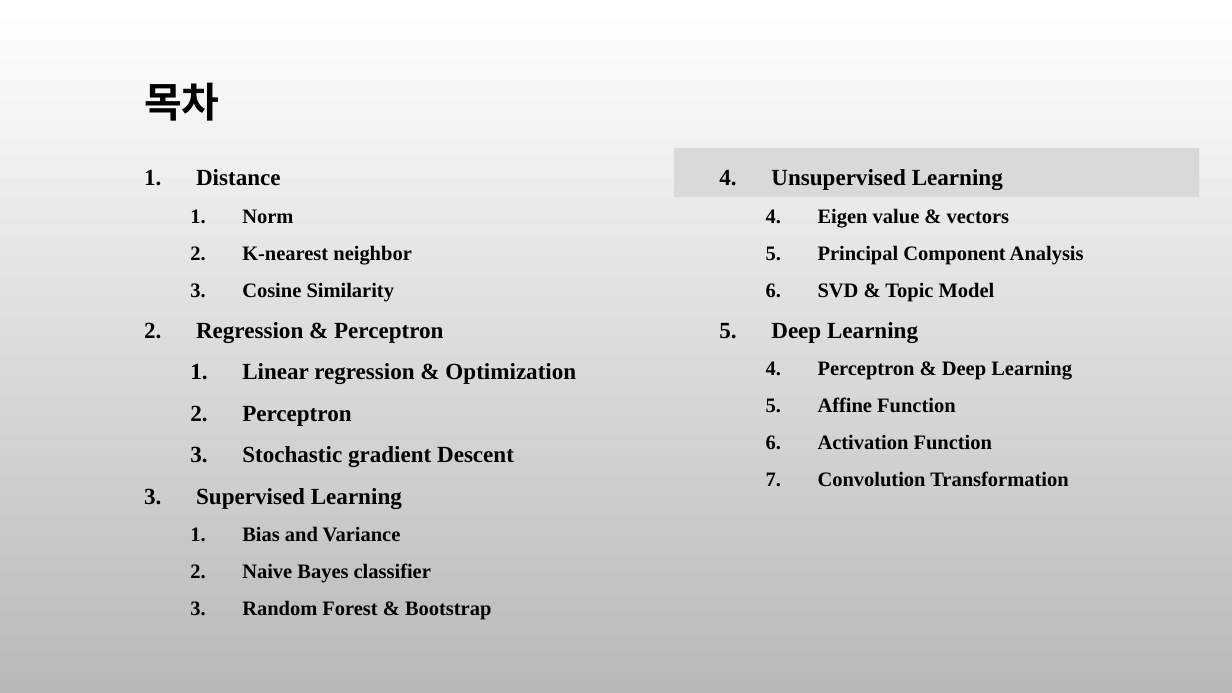
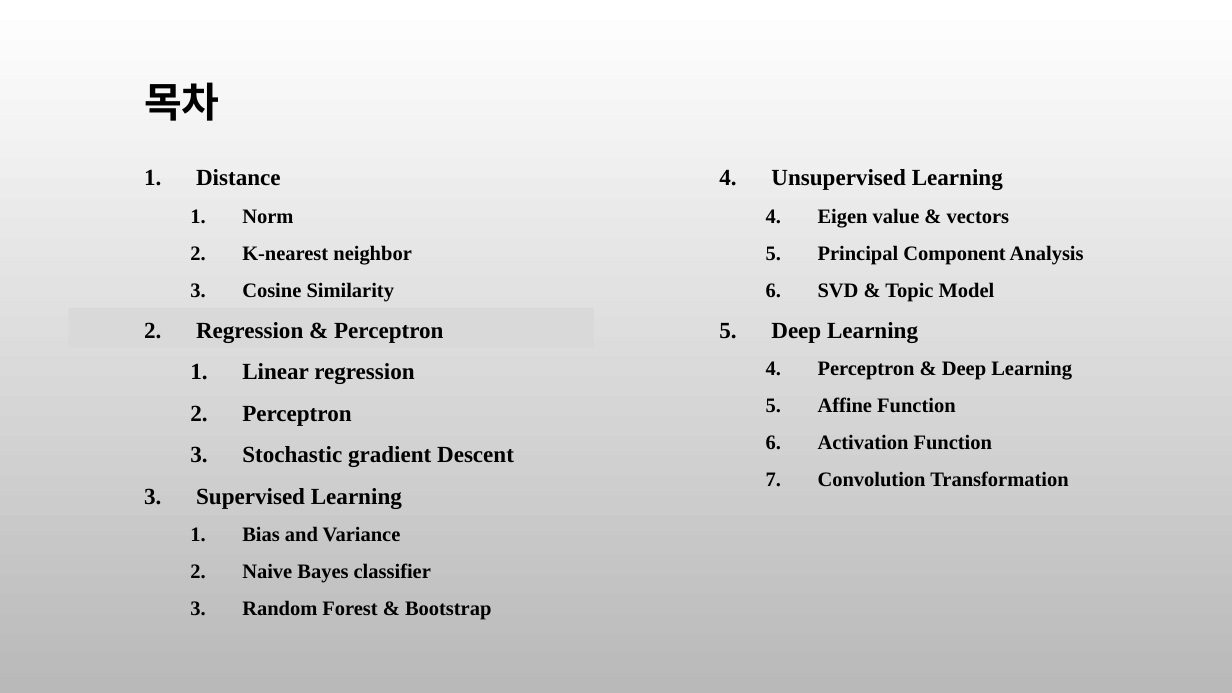
Before and after one commit to ancestor9/mathematics-for-machine-learning, a slide deck: slide 11 of 7_Applications of mathematics.pptx (slide 9 before the commit). Drawn at 1232x693 pixels with LibreOffice and Linux fonts; fonts in the diff are those of the drawing; background and template pictures are left out. Boxes give left, top, right and bottom in pixels: in the first picture for what was removed or moved away, otherwise in the second. Text is boxed around its words. In the diff, an @@ line names an element or a change of style, - is before the commit and + after.

```diff
--- a/7_Applications of mathematics.pptx
+++ b/7_Applications of mathematics.pptx
@@ rectangle: place and size @@
-rectangle at bbox=[674, 148, 1199, 197]
+rectangle at bbox=[68, 308, 593, 348]
@@ text at bbox=[242, 363, 414, 384]: text changed @@
-  1. Linear regression & Optimization
+  1. Linear regression
```
Also in this commit, not shown: 11 other slides changed, 8 slides added, 1 slide removed.
